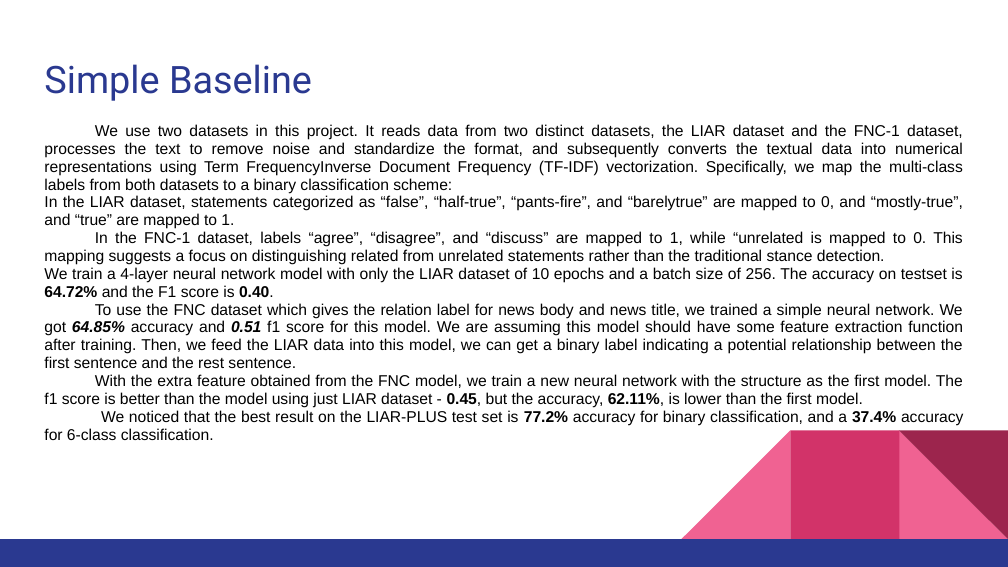
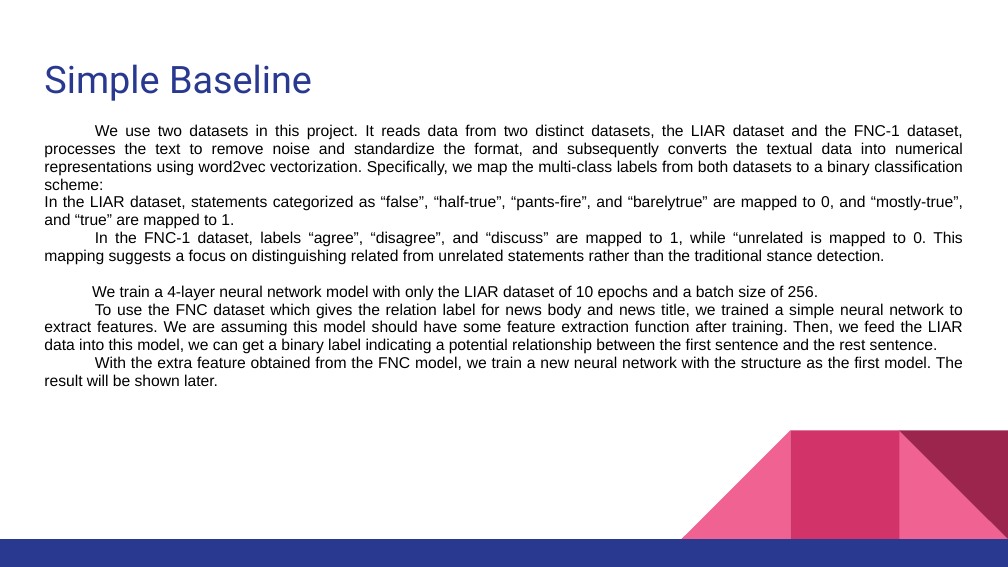
Before and after one commit to kevin00hu/CIS-5300-final-project, a slide deck: slide 7 of milestone 4/Fake News Detection.pptx. Drawn at 1008x567 pixels with LibreOffice and Linux fonts; fonts in the diff are those of the drawing. Boxes give left, top, right and bottom in pixels: in the first picture for what was removed or moved away, otherwise in the second. Text is boxed around its words. In the diff, an @@ line names an element or a change of style, - is before the commit and + after.

Commit message:
update ppt

```diff
--- a/milestone 4/Fake News Detection.pptx
+++ b/milestone 4/Fake News Detection.pptx
@@ text at (44,124,963,190): text changed @@
-We use two datasets in this project. It reads data from two distinct datasets, the LIAR dataset and the FNC-1 dataset, processes the text to remove noise and standardize the format, and subsequently converts the textual data into numerical representations using Term FrequencyInverse Document Frequency (TF-IDF) vectorization. Specifically, we map the multi-class labels from both datasets to a binary classification scheme:
+We use two datasets in this project. It reads data from two distinct datasets, the LIAR dataset and the FNC-1 dataset, processes the text to remove noise and standardize the format, and subsequently converts the textual data into numerical representations using word2vec vectorization. Specifically, we map the multi-class labels from both datasets to a binary classification scheme:
@@ text at (44,285,963,386): text changed @@
-We train a 4-layer neural network model with only the LIAR dataset of 10 epochs and a batch size of 256. The accuracy on testset is 64.72% and the F1 score is 0.40.
-To use the FNC dataset which gives the relation label for news body and news title, we trained a simple neural network. We got 64.85% accuracy and 0.51 f1 score for this model. We are assuming this model should have some feature extraction function after training. Then, we feed the LIAR data into this model, we can get a binary label indicating a potential relationship between the first sentence and the rest sentence.
-With the extra feature obtained from the FNC model, we train a new neural network with the structure as the first model. The f1 score is better than the model using just LIAR dataset - 0.45, but the accuracy, 62.11%, is lower than the first model.
-We noticed that the best result on the LIAR-PLUS test set is 77.2% accuracy for binary classification, and a 37.4% accuracy for 6-class classification.
+We train a 4-layer neural network model with only the LIAR dataset of 10 epochs and a batch size of 256.
+To use the FNC dataset which gives the relation label for news body and news title, we trained a simple neural network to extract features. We are assuming this model should have some feature extraction function after training. Then, we feed the LIAR data into this model, we can get a binary label indicating a potential relationship between the first sentence and the rest sentence.
+With the extra feature obtained from the FNC model, we train a new neural network with the structure as the first model. The result will be shown later.
```
Also in this commit, not shown: 3 other slides changed.
